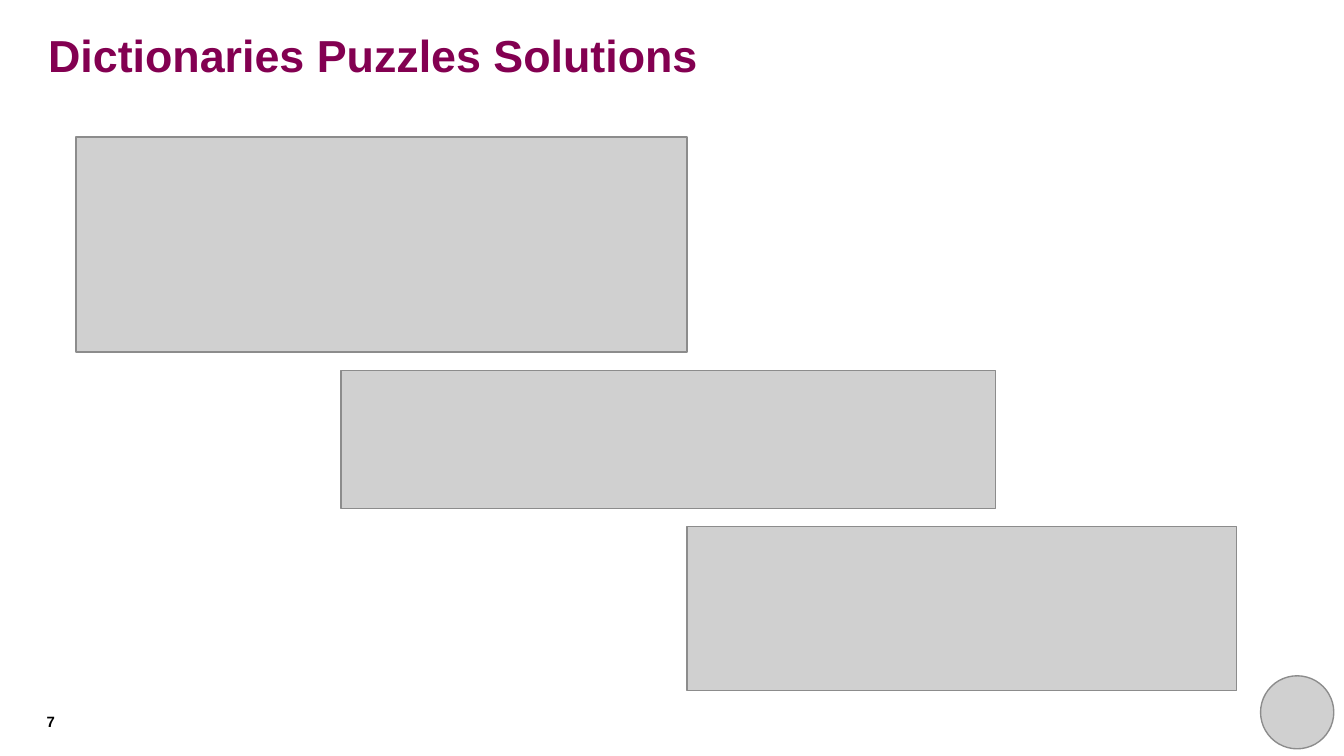
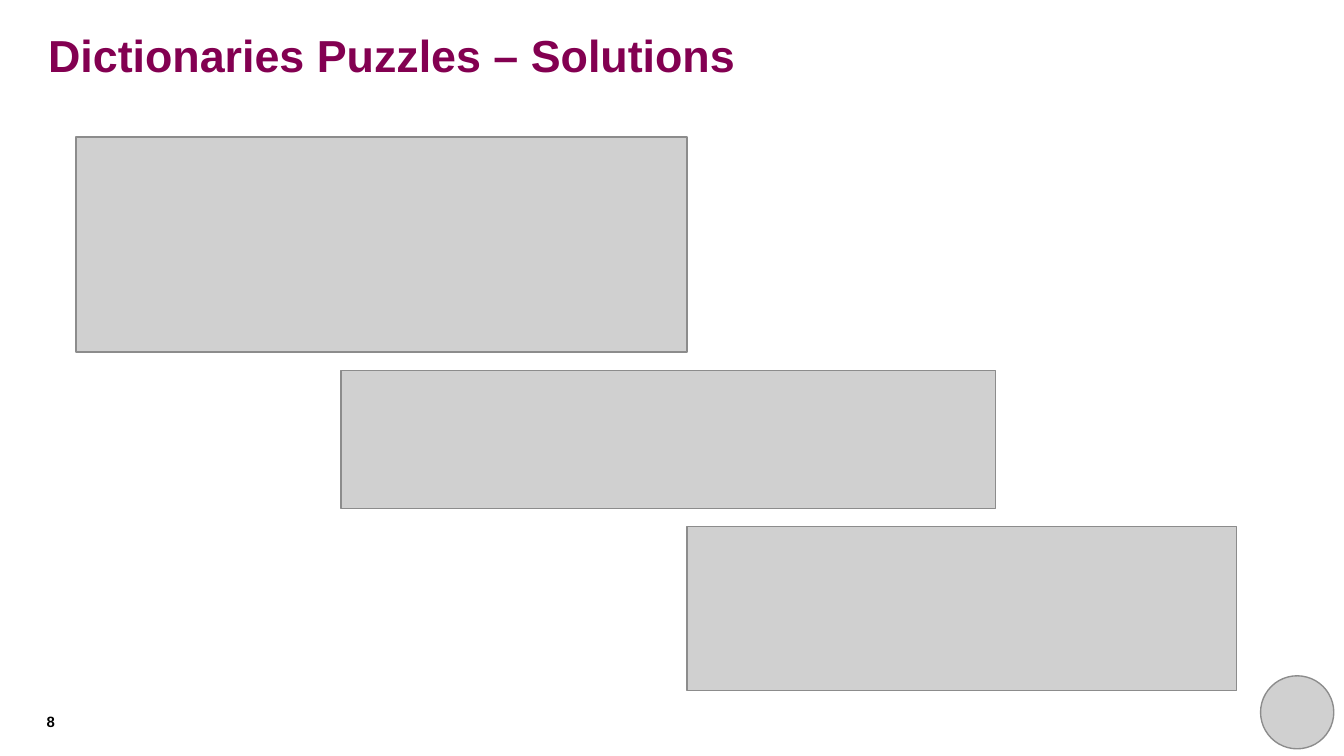
Before and after one commit to rkhetani/beginners-python, a slide deck: slide 8 of session_seven/session_seven_presentation.pptx (slide 7 before the commit). Drawn at 1344x756 pixels with LibreOffice and Linux fonts; fonts in the diff are those of the drawing; grey boxes stand for pictures. Boxes give left, top, right and bottom in pixels: in the first picture for what was removed or moved away, otherwise in the second. Text is boxed around its words. In the diff, an @@ line names an element or a change of style, - is before the commit and + after.

```diff
--- a/session_seven/session_seven_presentation.pptx
+++ b/session_seven/session_seven_presentation.pptx
@@ title at (48,39,735,73): text changed @@
-Dictionaries Puzzles Solutions
+Dictionaries Puzzles – Solutions
@@ page number at (47,716,55,727): text changed @@
-7
+8
```
Also in this commit, not shown: 6 other slides changed, 9 slides added, 6 slides removed.
